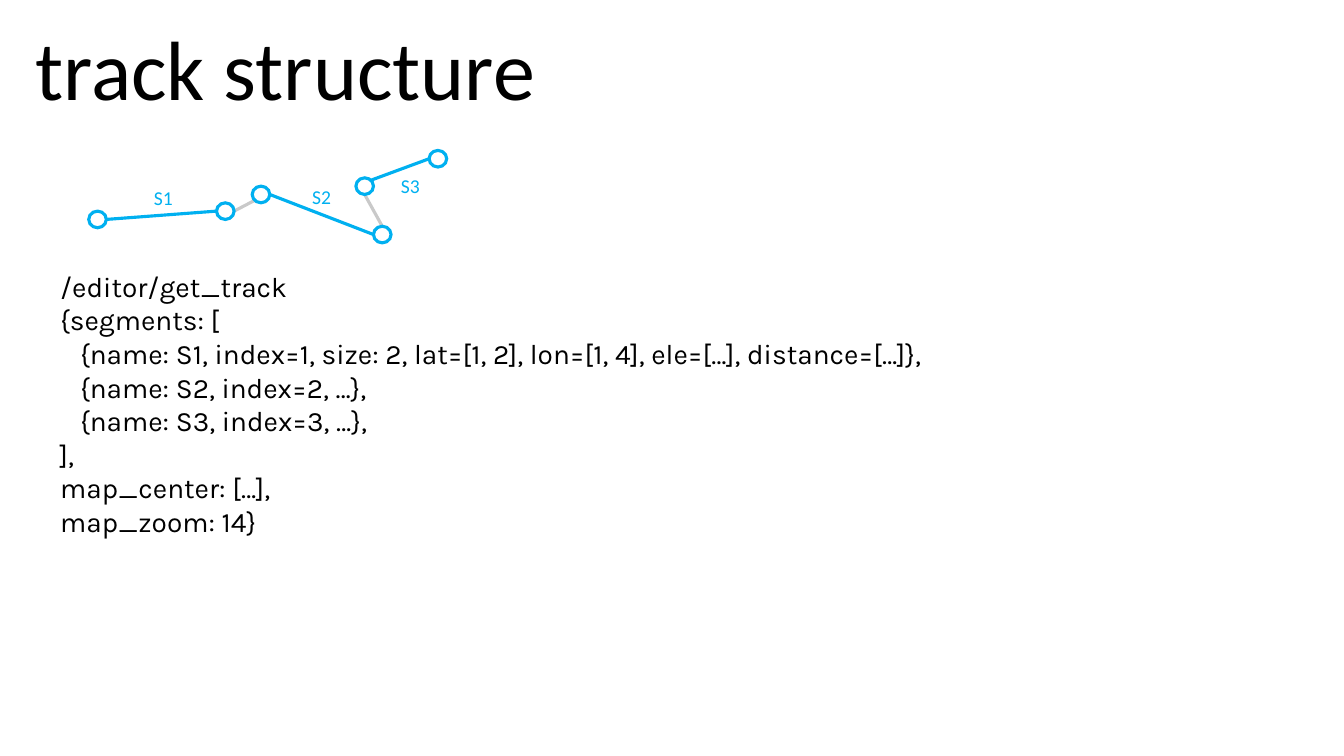
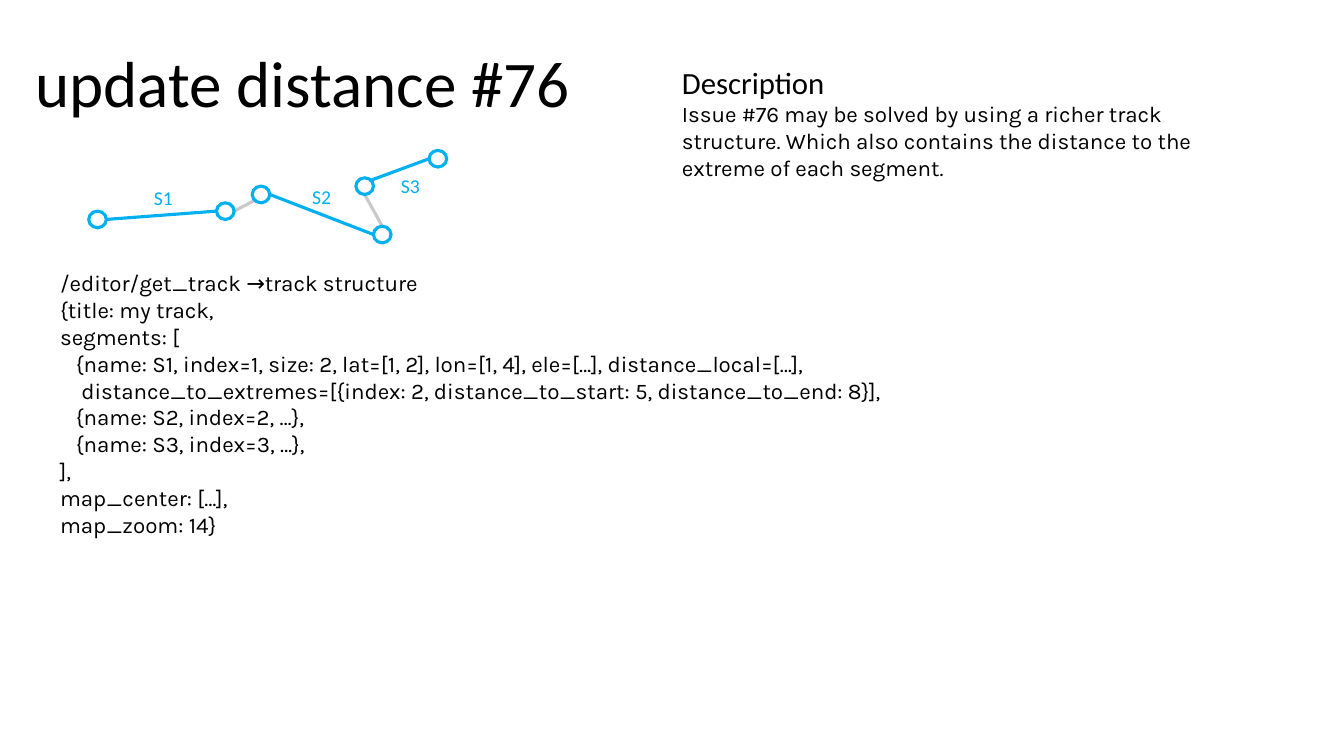
Before and after one commit to TrackEditor/TrackEditorWeb, a slide deck: slide 4 of docs/editor_refactor_planning_v013.pptx (slide 2 before the commit). Drawn at 1344x756 pixels with LibreOffice and Linux fonts; fonts in the diff are those of the drawing. Boxes give left, top, right and bottom in pixels: in the first picture for what was removed or moved away, otherwise in the second. Text is boxed around its words. In the diff, an @@ line names an element or a change of style, - is before the commit and + after.

```diff
--- a/docs/editor_refactor_planning_v013.pptx
+++ b/docs/editor_refactor_planning_v013.pptx
@@ text removed at (x1=36, y1=41, x2=535, y2=101) @@
-track structure
@@ text added at (x1=36, y1=61, x2=569, y2=118), 46.5 pt, text #000000 @@
+update distance #76
@@ text added at (x1=682, y1=72, x2=1191, y2=182), 16 pt, text #000000 @@
+Description
+Issue #76 may be solved by using a richer track structure. Which also contains the distance to the extreme of each segment.
@@ text at (x1=60, y1=274, x2=880, y2=402): text changed; size 20 to 16 pt @@
-/editor/get_track
-{segments: [
-{name: S1, index=1, size: 2, lat=[1, 2], lon=[1, 4], ele=[…], distance=[…]},
+/editor/get_track →track structure
+{title: my track,
+segments: [
+{name: S1, index=1, size: 2, lat=[1, 2], lon=[1, 4], ele=[…], distance_local=[…],
+distance_to_extremes=[{index: 2, distance_to_start: 5, distance_to_end: 8}],
@@ text at (x1=60, y1=408, x2=275, y2=539): size 20 to 16 pt in "{name: S2, index=2, …},", "{name: S3, index=3, …},", "],", "map_center: […]," and 1 more places @@
```
Also in this commit, not shown: 1 other slide changed, 2 slides added.
